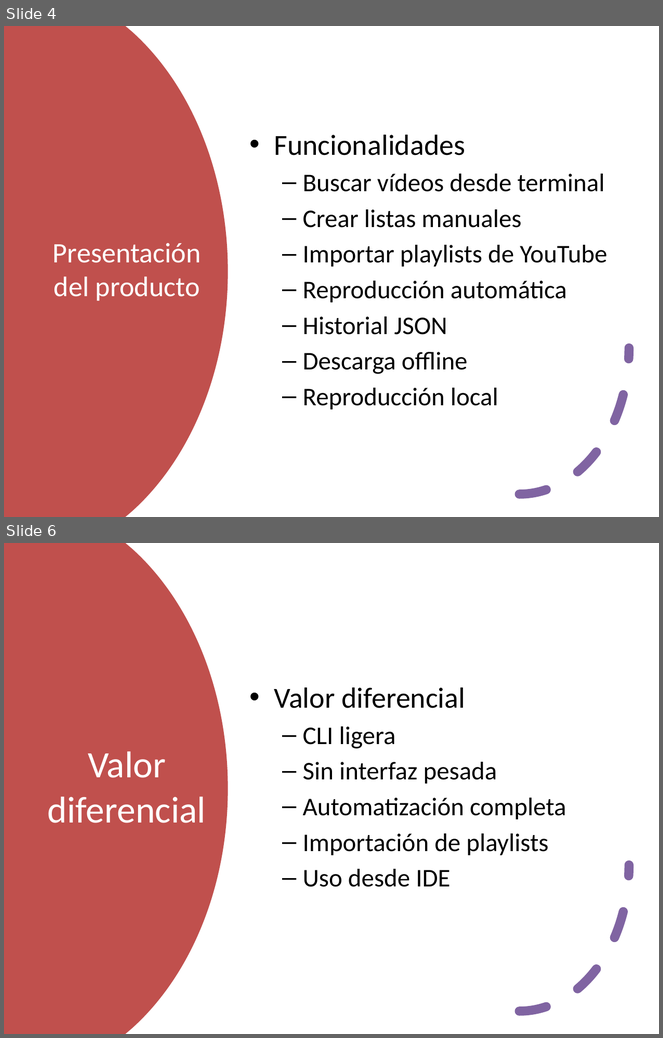
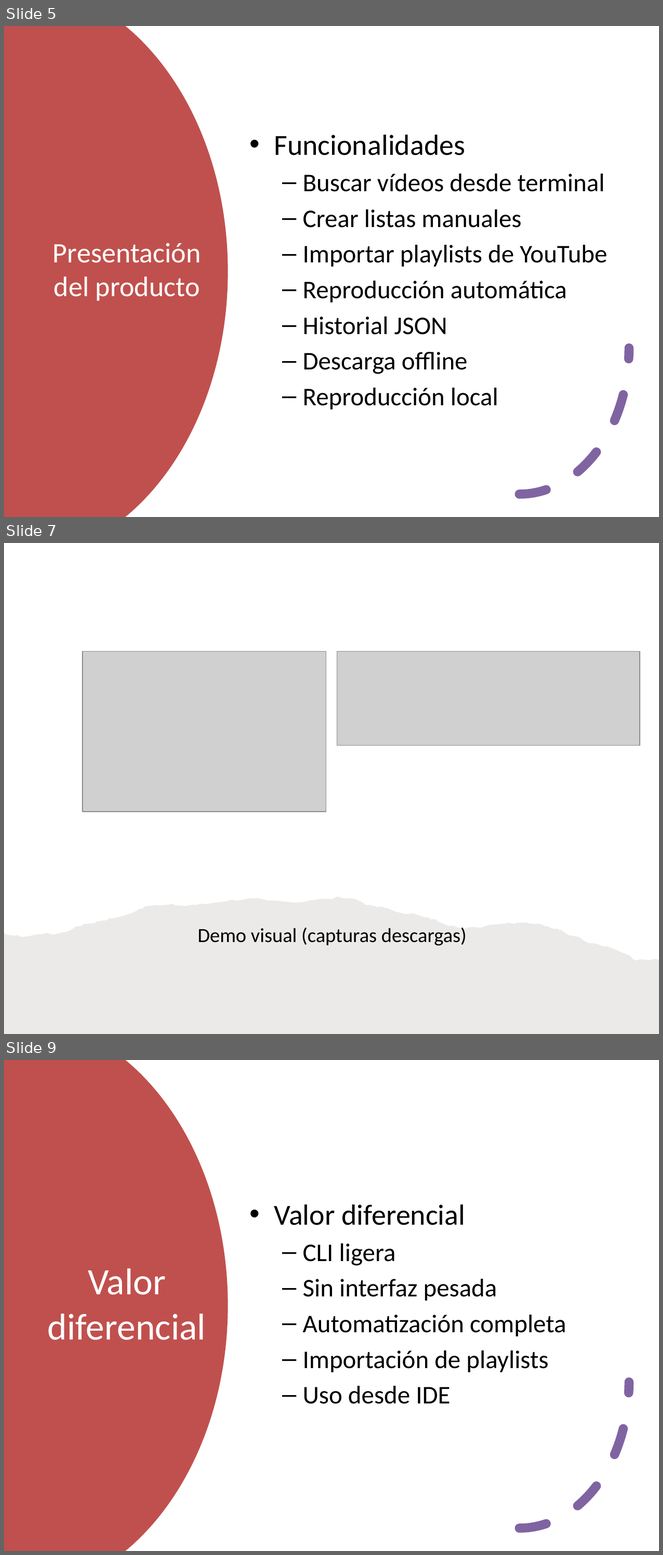
Before and after one commit to HacheGeGit/YoutubeManager, a slide deck: YouTubeManager_Presentation.pptx. Shown one above the other, each under a label of ours: slides 4 and 6 before the commit, slides 5, 7 and 9 after it; the slides between them are not shown. The pictures are 663x1038 and 663x1555 pixels, drawn with LibreOffice and Linux fonts; fonts in the diff are those of the drawing; grey boxes stand for pictures. Boxes give left, top, right and bottom in pixels: in the first picture for what was removed or moved away, otherwise in the second. Text is boxed around its words. In the diff, an @@ line names an element or a change of style, - is before the commit and + after.

```diff
--- a/YouTubeManager_Presentation.pptx
+++ b/YouTubeManager_Presentation.pptx
@@ slide 7 added at (4,543,659,1034), background #FFFFFF @@
@@ picture added at (83,652,326,812) @@
@@ picture added at (337,652,639,745) @@
@@ freeform shape added at (4,897,659,1034), fill #82766A at 15% opacity @@
@@ title added at (198,928,467,946), 22 pt, text #000000 @@
+Demo visual (capturas descargas)
@@ what was slide 4 is now slide 5 @@
@@ what was slide 6 is now slide 9 @@
```
Also in this commit, not shown: 2 slides changed, 2 other slides added.
